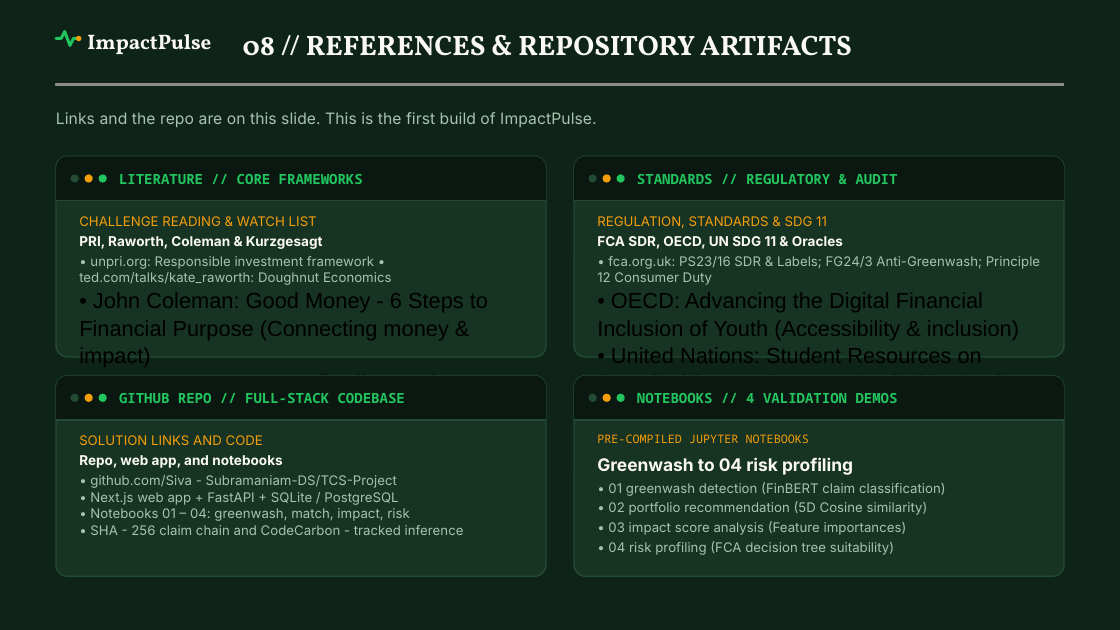
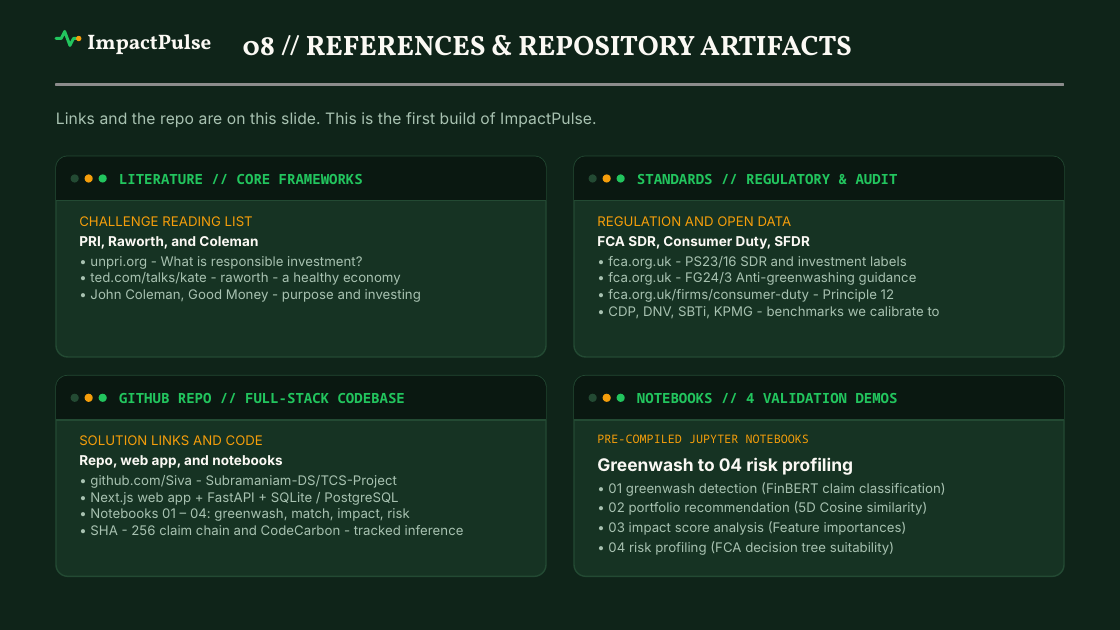
Before and after one commit to Siva-Subramaniam-DS/TCS-Project, a slide deck: slide 12 of HSBC-Sustainathon TCS.pptx. Drawn at 1120x630 pixels with LibreOffice and Linux fonts; fonts in the diff are those of the drawing; grey boxes stand for pictures; background and template pictures are left out. Boxes give left, top, right and bottom in pixels: in the first picture for what was removed or moved away, otherwise in the second. Text is boxed around its words. In the diff, an @@ line names an element or a change of style, - is before the commit and + after.

```diff
--- a/HSBC-Sustainathon TCS.pptx
+++ b/HSBC-Sustainathon TCS.pptx
@@ text at (79,216,421,302): text changed; size 14 to 8.5 pt; text colour #000000 to #A8C2B1 @@
-CHALLENGE READING & WATCH LIST
-PRI, Raworth, Coleman & Kurzgesagt
-• unpri.org: Responsible investment framework • ted.com/talks/kate_raworth: Doughnut Economics
-• John Coleman: Good Money - 6 Steps to Financial Purpose (Connecting money & impact)
-• Kurzgesagt: "We WILL fix climate change" & "Can You Fix Climate Change?"
+CHALLENGE READING LIST
+PRI, Raworth, and Coleman
+• unpri.org - What is responsible investment?
+• ted.com/talks/kate - raworth - a healthy economy
+• John Coleman, Good Money - purpose and investing
@@ text at (597,216,940,319): text changed; size 14 to 8.5 pt; font Arial to Inter; text colour #000000 to #A8C2B1 @@
-REGULATION, STANDARDS & SDG 11
-FCA SDR, OECD, UN SDG 11 & Oracles
-• fca.org.uk: PS23/16 SDR & Labels; FG24/3 Anti-Greenwash; Principle 12 Consumer Duty
-• OECD: Advancing the Digital Financial Inclusion of Youth (Accessibility & inclusion)
-• United Nations: Student Resources on Sustainable Development Goals (SDG 11)
-• Sustainable Investing Certificate (CFA/PRI); Calibrated Oracles: CDP, DNV, SBTi, KPMG
+REGULATION AND OPEN DATA
+FCA SDR, Consumer Duty, SFDR
+• fca.org.uk - PS23/16 SDR and investment labels
+• fca.org.uk - FG24/3 Anti-greenwashing guidance
+• fca.org.uk/firms/consumer-duty - Principle 12
+• CDP, DNV, SBTi, KPMG - benchmarks we calibrate to
```
Also in this commit, not shown: 6 other slides changed, 17 other files.
